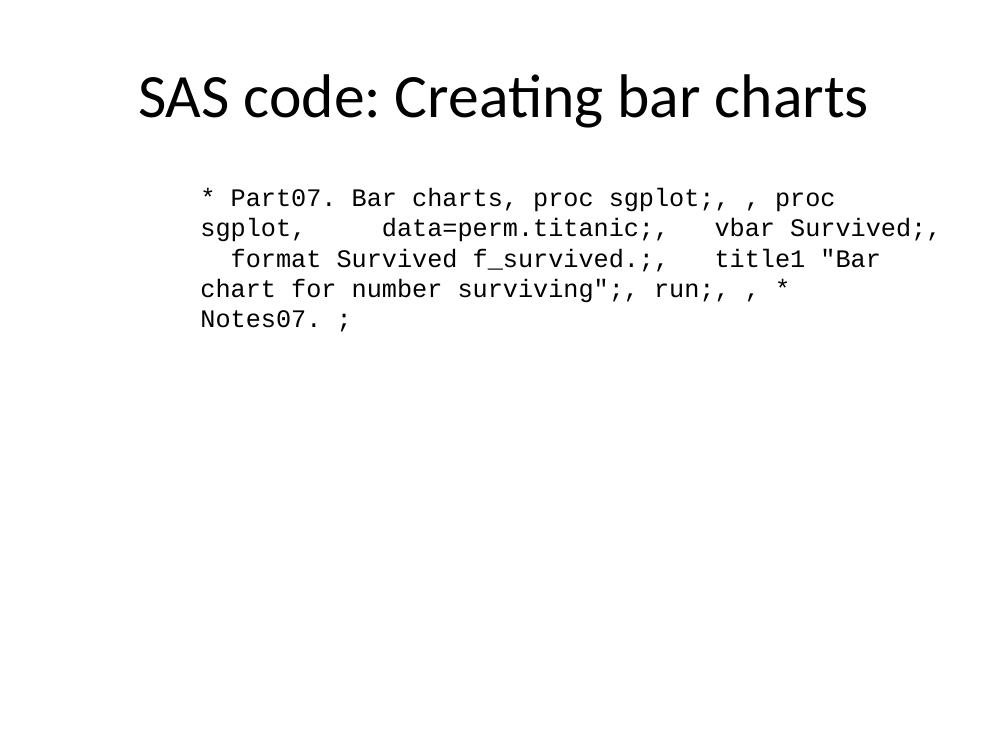
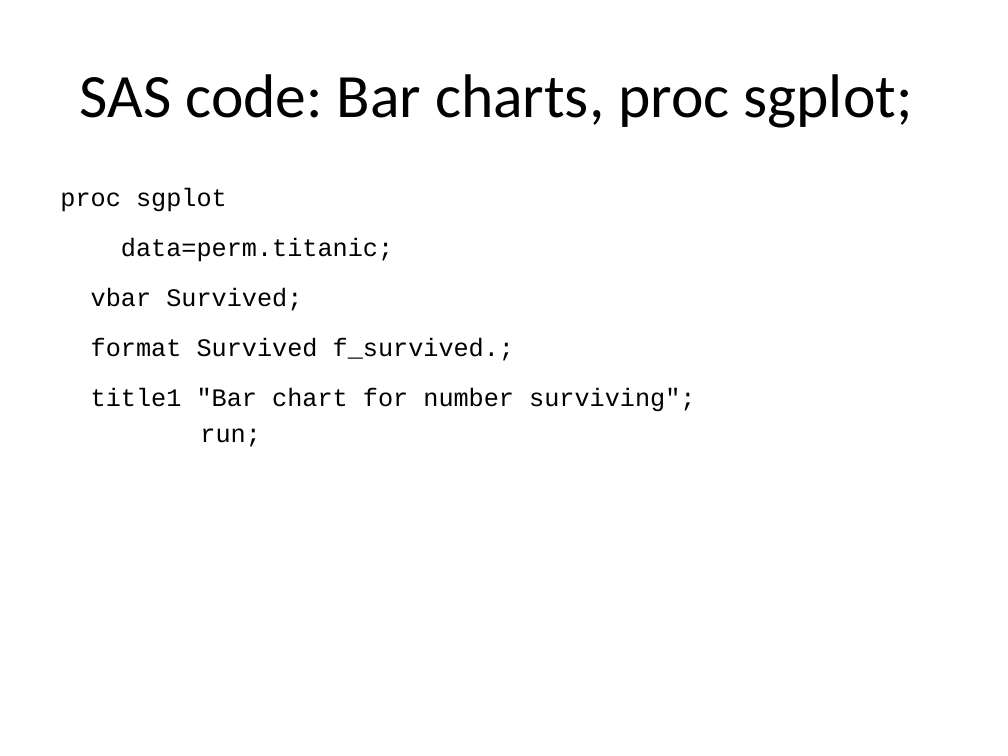
Before and after one commit to pmean/introduction-to-SAS, a slide deck: slide 15 of results/m04-slides-and-speaker-notes.pptx. Drawn at 1008x756 pixels with LibreOffice and Linux fonts; fonts in the diff are those of the drawing. Boxes give left, top, right and bottom in pixels: in the first picture for what was removed or moved away, otherwise in the second. Text is boxed around its words. In the diff, an @@ line names an element or a change of style, - is before the commit and + after.

```diff
--- a/results/m04-slides-and-speaker-notes.pptx
+++ b/results/m04-slides-and-speaker-notes.pptx
@@ title at (80, 74, 913, 128): text changed @@
-SAS code: Creating bar charts
+SAS code: Bar charts, proc sgplot;
@@ text at (60, 188, 695, 447): text changed @@
-* Part07. Bar charts, proc sgplot;, , proc sgplot, data=perm.titanic;, vbar Survived;, format Survived f_survived.;, title1 "Bar chart for number surviving";, run;, , * Notes07. ;
+proc sgplot
+data=perm.titanic;
+vbar Survived;
+format Survived f_survived.;
+title1 "Bar chart for number surviving";
+run;
```
Also in this commit, not shown: 17 other slides changed, 3 slides added, 16 slides removed, 2 other files.
